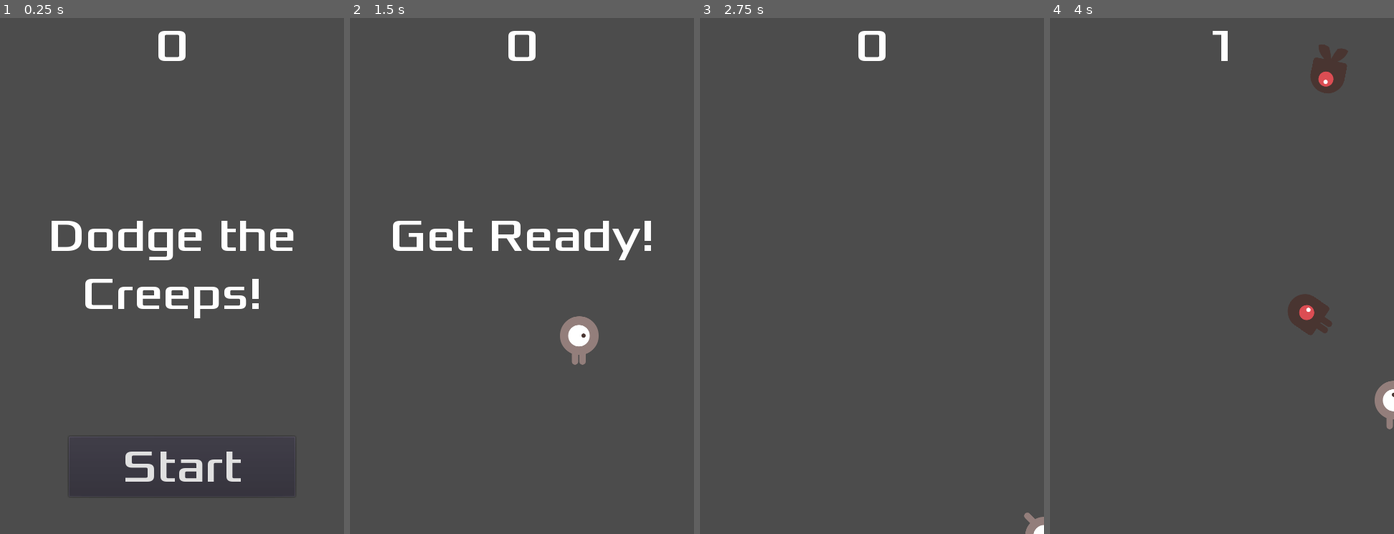
Above: before the commit, frames 1-4 (left to right).
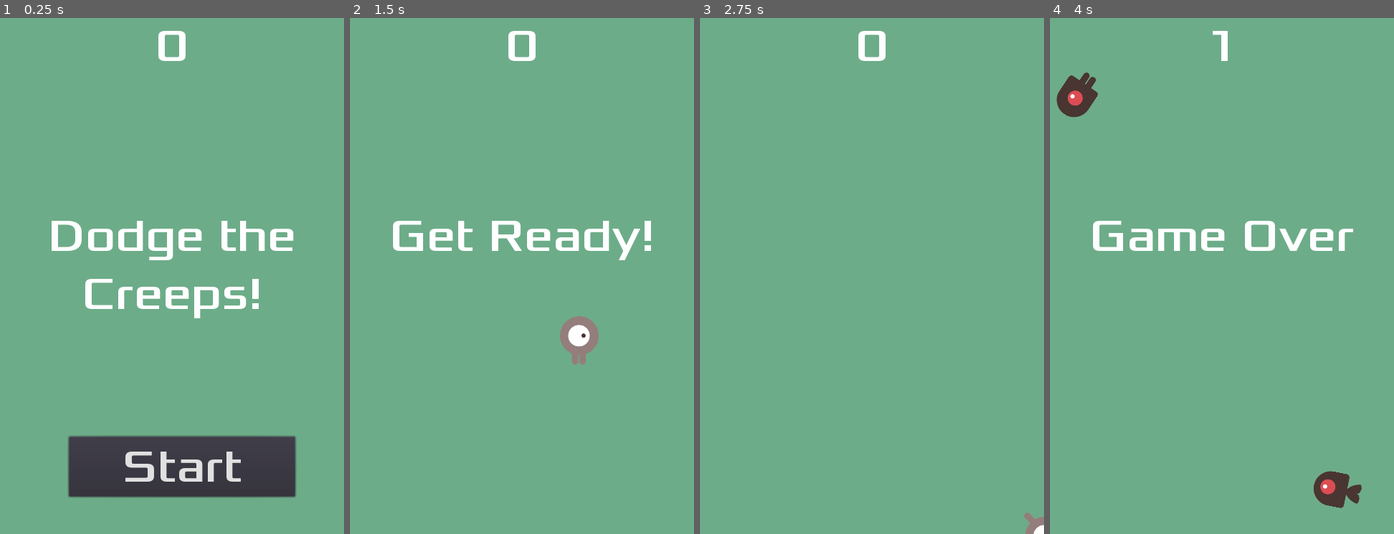
Above: after the commit, the same moments.

Repository: stevenferrer/dodge-the-creeps
Game: Godot game, scene res://Main.tscn
The game is run twice, just before and just after one commit, with the same random seed, the same clock (stepped at 60 frames per second) and the same inputs.
Inputs:
- Up to frame 1 (0.25 s): no input
- Up to frame 2 (1.5 s): click "Start" at 0.5 s; tap Enter (start_game, bound only after the commit) at 1.25, 1.35 s; hold Right (move_right) from 1.28 s (still down)
- Up to frame 3 (2.75 s): release Right (move_right) at 2.03 s; hold Down (move_down) from 2.03 s (still down); tap Enter (start_game, bound only after the commit) at 2.1 s
- Up to frame 4 (4 s): release Down (move_down) at 2.78 s; hold Right (move_right) 2.78-3.53 s; tap Enter (start_game, bound only after the commit) at 2.85, 3.6 s; hold Up (move_up) from 3.53 s (still down)

The runs differ from the first frame. In frame 1, 89% of the frame differs, in the area x 0-100%, y 0-100%; in frame 2, 97%; in frame 3, 100%; in frame 4, 100%.

Commit message:
Added sound, keyboard shortcut
- Also did some minor fixes

Diff:
--- a/HUD.tscn
+++ b/HUD.tscn
@@ -14,6 +14,12 @@
 [sub_resource type="DynamicFont" id=3]
 size = 64
 font_data = ExtResource( 1 )
+
+[sub_resource type="InputEventAction" id=4]
+action = "start_game"
+
+[sub_resource type="ShortCut" id=5]
+shortcut = SubResource( 4 )
 
 [node name="HUD" type="CanvasLayer"]
 script = ExtResource( 2 )
@@ -49,6 +55,7 @@
 margin_right = 172.0
 margin_bottom = -52.0
 custom_fonts/font = SubResource( 3 )
+shortcut = SubResource( 5 )
 text = "Start"
 
 [node name="MessageTimer" type="Timer" parent="."]
--- a/Main.gd
+++ b/Main.gd
@@ -12,18 +12,21 @@
 	$ScoreTimer.stop()
 	$MobTimer.stop()
 
+	$DeathSound.play()
 	$HUD.show_game_over()
 
 func new_game():
 	score = 0
-
-	get_tree().call_group("mobs", "queue_free")
 
 	$Player.start($StartPosition.position)
 	$StartTimer.start()
 
 	$HUD.update_score(score)
 	$HUD.show_message("Get Ready!")
+
+	$Music.play()
+
+	get_tree().call_group("mobs", "queue_free")
 
 
 func _on_MobTimer_timeout():
--- a/Main.tscn
+++ b/Main.tscn
@@ -1,18 +1,25 @@
-[gd_scene load_steps=6 format=2]
+[gd_scene load_steps=8 format=2]
 
 [ext_resource path="res://Player.tscn" type="PackedScene" id=1]
 [ext_resource path="res://Main.gd" type="Script" id=2]
 [ext_resource path="res://Mob.tscn" type="PackedScene" id=3]
 [ext_resource path="res://HUD.tscn" type="PackedScene" id=4]
+[ext_resource path="res://art/House In a Forest Loop.ogg" type="AudioStream" id=5]
+[ext_resource path="res://art/gameover.wav" type="AudioStream" id=6]
 
 [sub_resource type="Curve2D" id=1]
 _data = {
-"points": PoolVector2Array( 0, 0, 0, 0, 0, 0, 0, 0, 0, 0, 0, 0, 0, 0, 0, 0, 0, 0, 0, 0, 0, 0, 0, 0, 0, 0, 0, 0, 0, 0, 0, 0, 0, 0, 472, 0, 0, 0, 0, 0, 472, 720, 0, 0, 0, 0, 472, 720, 0, 0, 0, 0, 0, 720, 0, 0, 0, 0, 0, 0 )
+"points": PoolVector2Array( 0, 0, 0, 0, -7, -2, 0, 0, 0, 0, 473, -2, 0, 0, 0, 0, 473, 718, 0, 0, 0, 0, 472, 720, 0, 0, 0, 0, -7, 718, 0, 0, 0, 0, -7, -2, 0, 0, 0, 0, -7, -2, 0, 0, 0, 0, -7, -2 )
 }
 
 [node name="Main" type="Node"]
 script = ExtResource( 2 )
 mob_scene = ExtResource( 3 )
+
+[node name="Background" type="ColorRect" parent="."]
+margin_right = 480.0
+margin_bottom = 720.0
+color = Color( 0.431373, 0.678431, 0.541176, 1 )
 
 [node name="Player" parent="." instance=ExtResource( 1 )]
 visible = false
@@ -34,8 +41,15 @@
 curve = SubResource( 1 )
 
 [node name="MobSpawnLocation" type="PathFollow2D" parent="MobPath"]
+position = Vector2( -7, -2 )
 
 [node name="HUD" parent="." instance=ExtResource( 4 )]
+
+[node name="Music" type="AudioStreamPlayer" parent="."]
+stream = ExtResource( 5 )
+
+[node name="DeathSound" type="AudioStreamPlayer" parent="."]
+stream = ExtResource( 6 )
 
 [connection signal="hit" from="Player" to="." method="game_over"]
 [connection signal="timeout" from="MobTimer" to="." method="_on_MobTimer_timeout"]
--- a/Mob.tscn
+++ b/Mob.tscn
@@ -10,25 +10,25 @@
 
 [sub_resource type="SpriteFrames" id=1]
 animations = [ {
-"frames": [ ExtResource( 3 ), ExtResource( 6 ) ],
+"frames": [ ExtResource( 1 ), ExtResource( 5 ) ],
 "loop": true,
-"name": "swim",
-"speed": 5.0
+"name": "fly",
+"speed": 3.0
 }, {
 "frames": [ ExtResource( 2 ), ExtResource( 7 ) ],
 "loop": true,
 "name": "walk",
 "speed": 5.0
 }, {
-"frames": [ ExtResource( 1 ), ExtResource( 5 ) ],
+"frames": [ ExtResource( 3 ), ExtResource( 6 ) ],
 "loop": true,
-"name": "fly",
-"speed": 3.0
+"name": "swim",
+"speed": 5.0
 } ]
 
 [sub_resource type="CapsuleShape2D" id=2]
-radius = 36.0
-height = 30.0
+radius = 24.0
+height = 18.0
 
 [node name="Mob" type="RigidBody2D" groups=["mobs"]]
 gravity_scale = 0.0
@@ -41,7 +41,6 @@
 scale = Vector2( 0.5, 0.5 )
 frames = SubResource( 1 )
 animation = "swim"
-frame = 1
 playing = true
 
 [node name="CollisionShape2D" type="CollisionShape2D" parent="."]
--- a/project.godot
+++ b/project.godot
@@ -43,6 +43,11 @@
 "events": [ Object(InputEventKey,"resource_local_to_scene":false,"resource_name":"","device":0,"alt":false,"shift":false,"control":false,"meta":false,"command":false,"pressed":false,"scancode":16777234,"physical_scancode":0,"unicode":0,"echo":false,"script":null)
  ]
 }
+start_game={
+"deadzone": 0.5,
+"events": [ Object(InputEventKey,"resource_local_to_scene":false,"resource_name":"","device":0,"alt":false,"shift":false,"control":false,"meta":false,"command":false,"pressed":false,"scancode":16777221,"physical_scancode":0,"unicode":0,"echo":false,"script":null)
+ ]
+}
 
 [physics]
 
Not shown: 1 places in HUD.tscn that only renumber resources
